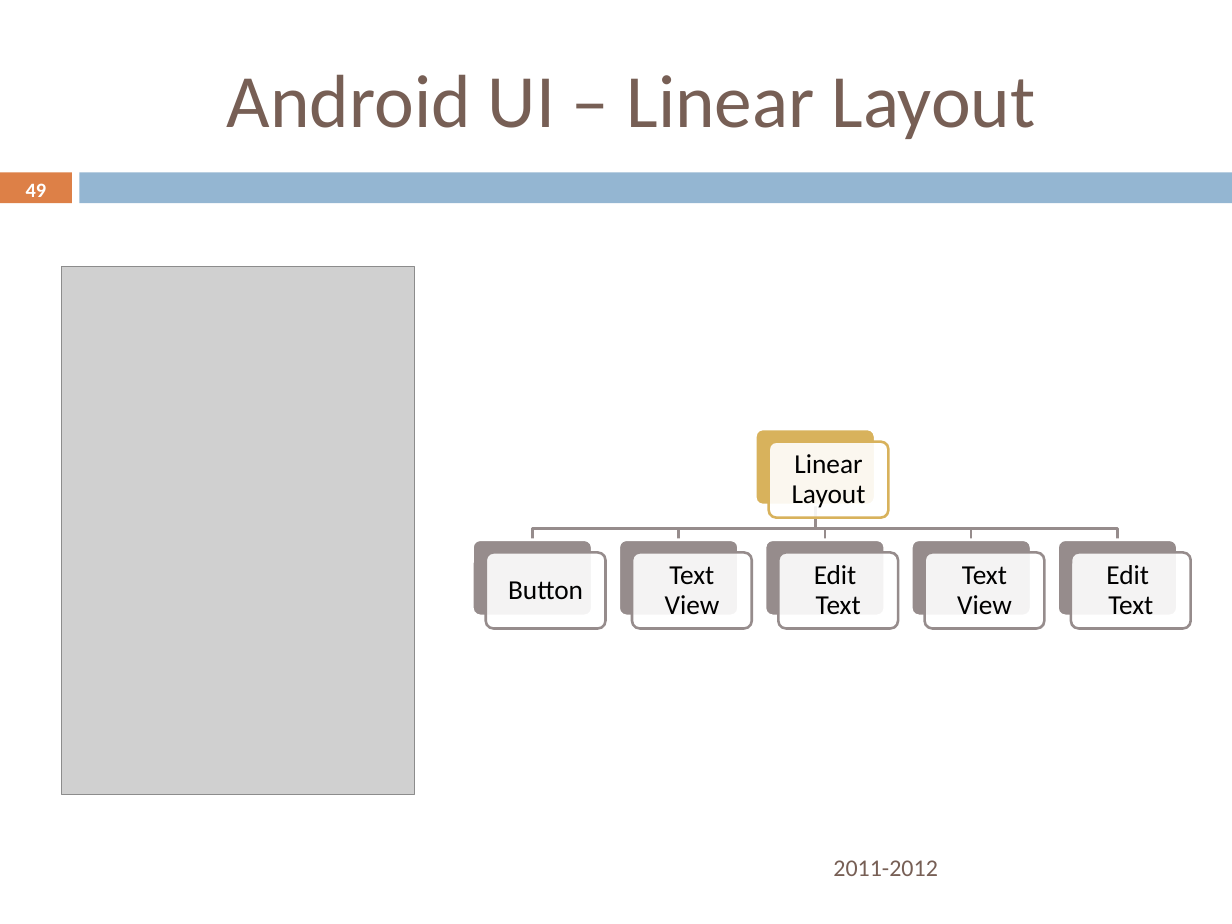
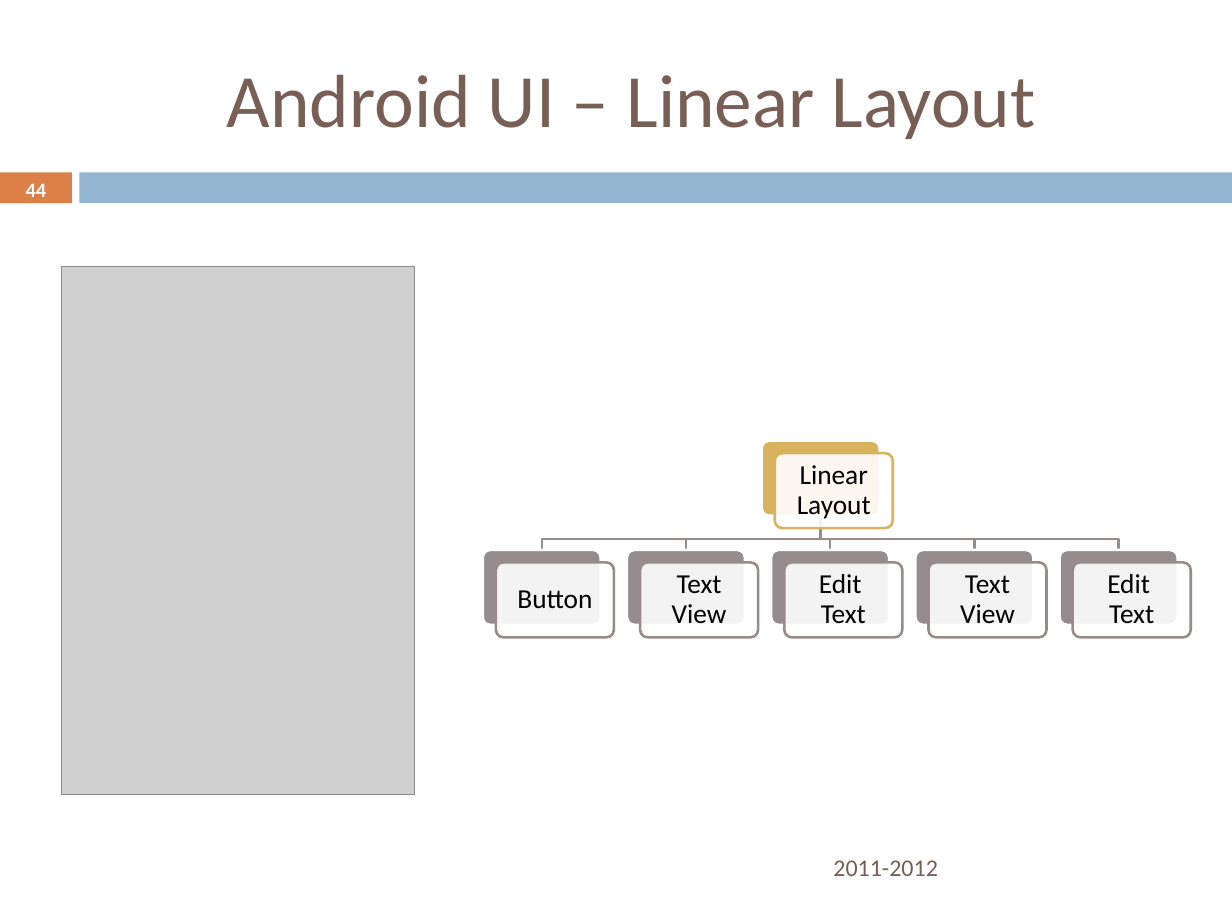
Before and after one commit to rominirani/Nitrodroid-2012-Android101-Workshop, a slide deck: slide 44 of presentation/AndroidDeveloper101Workshop-October6-Nitrodroid-2012-MindStormSoftware.pptx (slide 49 before the commit). Drawn at 1232x924 pixels with LibreOffice and Linux fonts; fonts in the diff are those of the drawing; grey boxes stand for pictures; background and template pictures are left out. Boxes give left, top, right and bottom in pixels: in the first picture for what was removed or moved away, otherwise in the second. Text is boxed around its words. In the diff, an @@ line names an element or a change of style, - is before the commit and + after.

```diff
--- a/presentation/AndroidDeveloper101Workshop-October6-Nitrodroid-2012-MindStormSoftware.pptx
+++ b/presentation/AndroidDeveloper101Workshop-October6-Nitrodroid-2012-MindStormSoftware.pptx
@@ page number at (26, 184, 47, 197): text changed @@
-49
+44
@@ freeform shape: place and size @@
-freeform shape at (532, 505, 816, 540)
+freeform shape at (542, 516, 821, 551)
@@ 6 rounded rectangles, 4 freeform shapes, 3 texts: place and size @@
-6 rounded rectangles, 4 freeform shapes, 3 texts at (679, 429, 1117, 628)
+6 rounded rectangles, 4 freeform shapes, 3 texts at (686, 441, 1119, 637)
@@ 4 rounded rectangles, 2 texts: place and size @@
-4 rounded rectangles, 2 texts at (473, 540, 752, 628)
+4 rounded rectangles, 2 texts at (483, 549, 759, 637)
@@ 2 rounded rectangles, 1 text: place and size @@
-2 rounded rectangles, 1 text at (1058, 540, 1190, 628)
+2 rounded rectangles, 1 text at (1060, 549, 1191, 637)
```
Also in this commit, not shown: 5 other slides changed, 13 slides removed, 1 other file.
